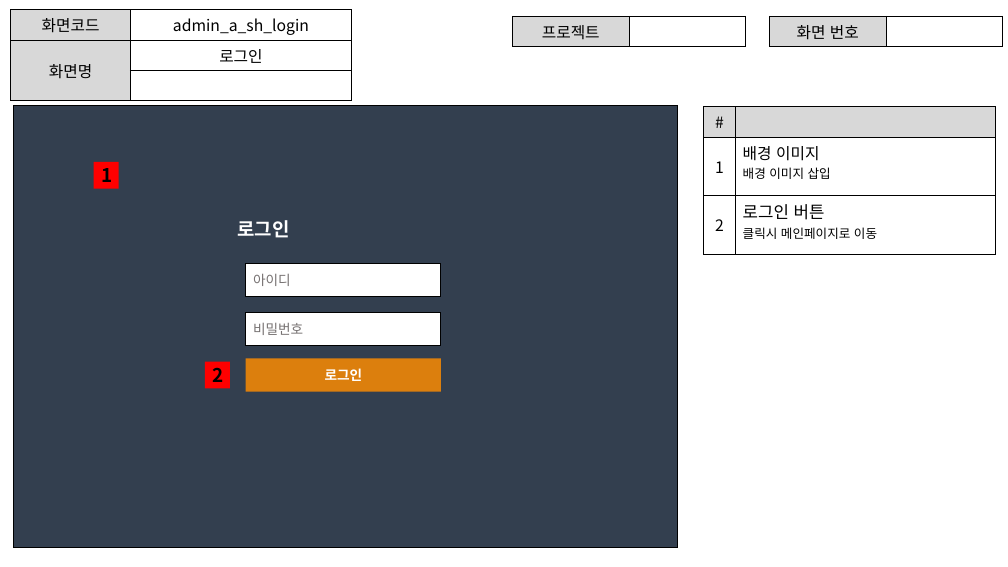
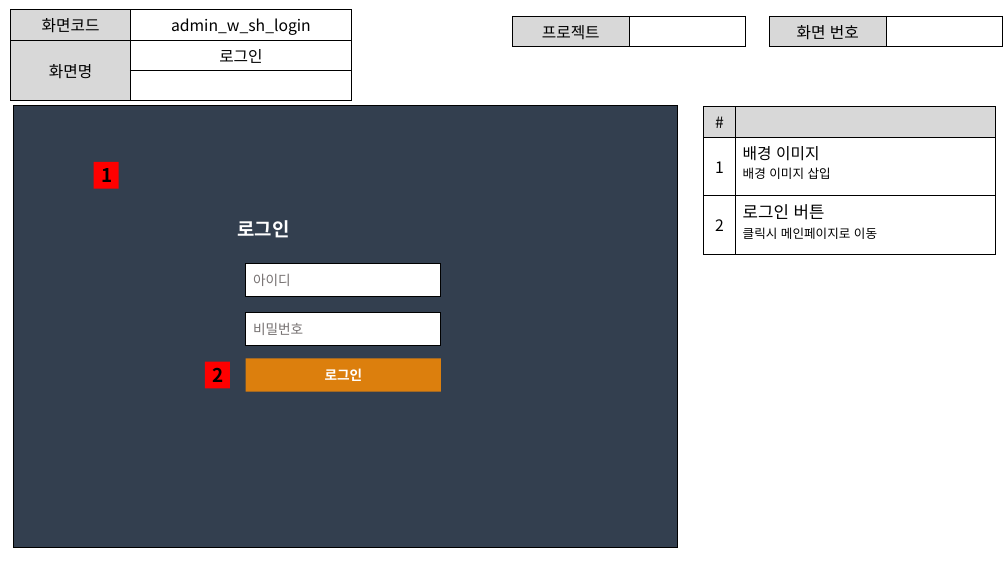
Before and after one commit to ezenteam2/EzenCrowdFunding, a slide deck: slide 9 of project03 화면설계서/project03 - 화면 설계서 - 서희.pptx. Drawn at 1008x567 pixels with LibreOffice and Linux fonts; fonts in the diff are those of the drawing. Boxes give left, top, right and bottom in pixels: in the first picture for what was removed or moved away, otherwise in the second. Text is boxed around its words. In the diff, an @@ line names an element or a change of style, - is before the commit and + after.

```diff
--- a/project03 화면설계서/project03 - 화면 설계서 - 서희.pptx
+++ b/project03 화면설계서/project03 - 화면 설계서 - 서희.pptx
@@ table at [11, 10, 352, 89] @@
-row 1, column 2: admin_a_sh_login
+row 1, column 2: admin_w_sh_login
```
Also in this commit, not shown: 11 other slides changed, 2 other files.
